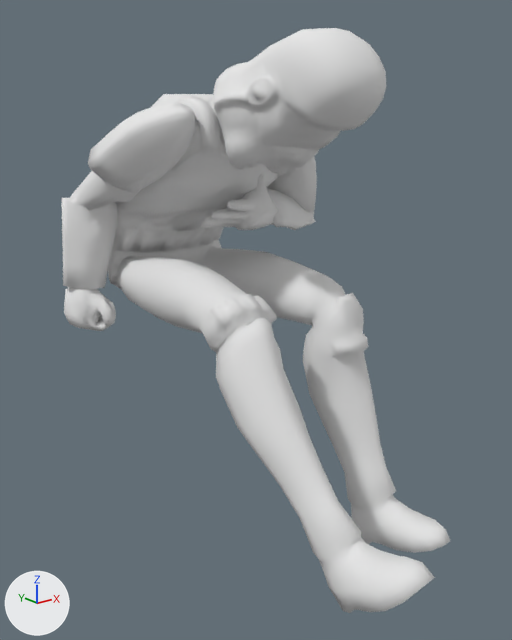
The OBJ model Resource/Models/Move_000240.obj as it was, and as the next commit left it.
Before and after are seen from a 50 mm camera at (-2.1, -3.34, 1.41) aimed at (-0.02, -0.74, 0.37). Every picture has the same lights, and +X, +Y and +Z are marked at lower left. Where no turn or scale is listed for an object, it has been applied to the vertices.

Before the edit, the objects in view are built like this:
```python
me_stormtrooper_001_stormtrooper = bpy.data.meshes.new('Stormtrooper.001_Stormtrooper')
me_stormtrooper_001_stormtrooper.from_pydata(...)  # 3275 vertices, 6518 faces; spans x -0.63..0.74, y -2.0..0.48, z -0.77..1.67
me_stormtrooper_001_stormtrooper.materials.append(mat_stormtrooper)  # white #e7e7e7
ob_stormtrooper_001_stormtrooper = bpy.data.objects.new('Stormtrooper.001_Stormtrooper', me_stormtrooper_001_stormtrooper)
ob_stormtrooper_001_stormtrooper.location = (0.0, 0.0, 0.0)
```
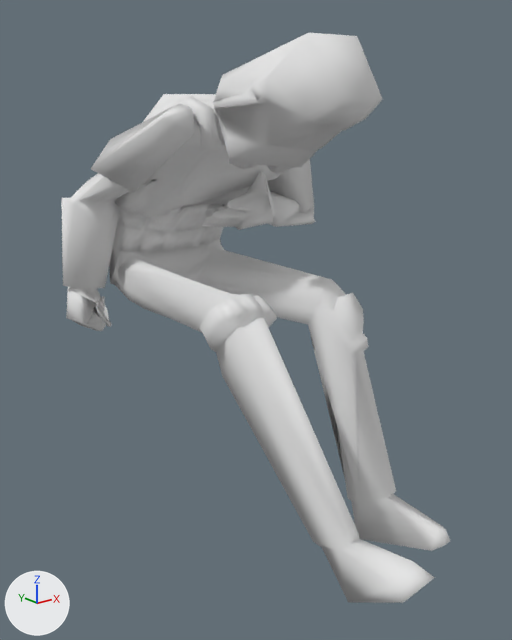
Location of each change, (x1, y1, x2, y2) in pixels of the pictures (512 x 640 px):
```json
{"object": "Stormtrooper.001_Stormtrooper", "change": "reshaped", "before": [61, 28, 450, 613], "after": [61, 33, 450, 603]}
{"part": 1, "of": "me_stormtrooper_001_stormtrooper", "change": "cut back", "before": [62, 28, 446, 613]}
```

The change, as JSON lines over the scene's bpy script:
```json
{"block": "me_stormtrooper_001_stormtrooper", "where": "# used by ob_stormtrooper_001_stormtrooper; location = (0.0, 0.0, 0.0)"}
{"op": "remove", "block": "me_stormtrooper_001_stormtrooper", "code": "me_stormtrooper_001_stormtrooper.from_pydata(...)  # 3275 vertices, 6518 faces; spans x -0.63..0.74, y -2.0..0.48, z -0.77..1.67"}
{"op": "add", "block": "me_stormtrooper_001_stormtrooper", "code": "me_stormtrooper_001_stormtrooper.from_pydata(...)  # 887 vertices, 1750 faces; spans x -0.63..0.74, y -2.0..0.47, z -0.77..1.65"}
{"block": "me_stormtrooper_001_stormtrooper", "change": "me_stormtrooper_001_stormtrooper part 1: 1 vertex moved within x 0.27, y -0.55, z 1.38; 2388 vertices removed from x -0.63..0.72, y -1.95..0.48, z -0.74..1.67"}
```
